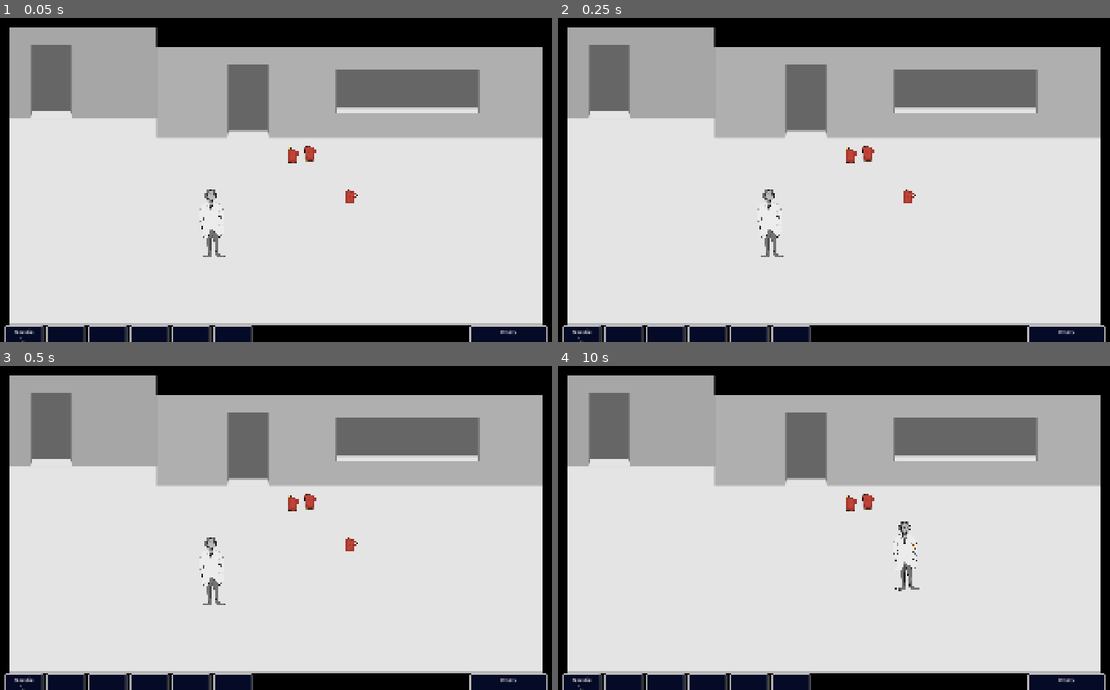
Above: before the commit, frames 1-4 (two rows, left to right).
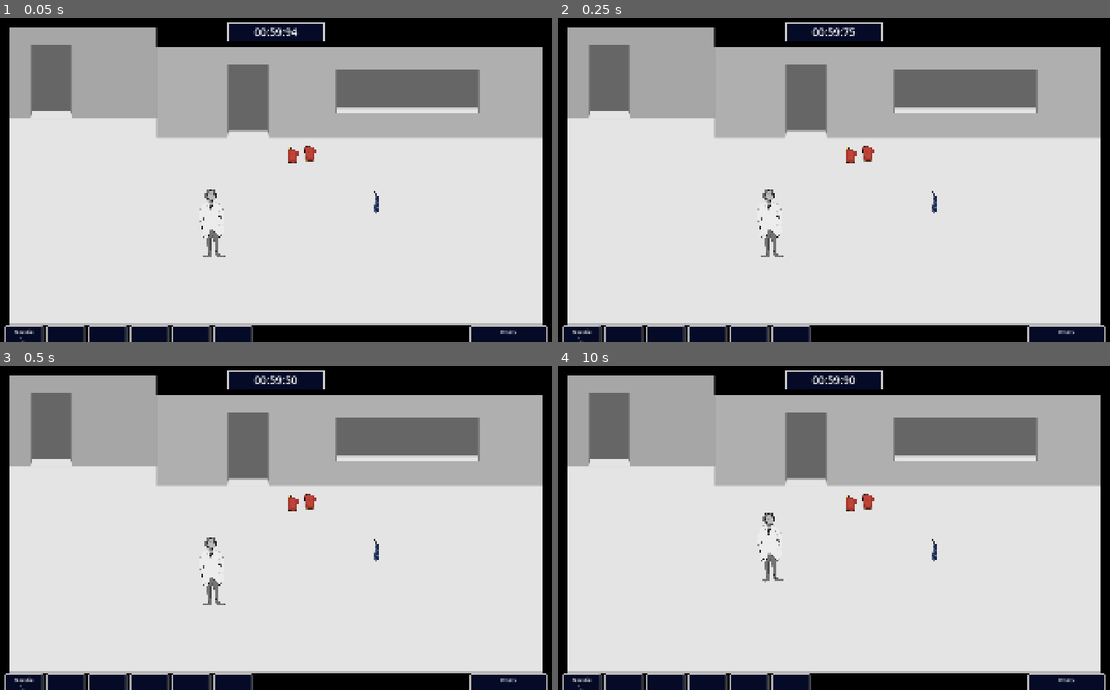
Above: after the commit, the same moments.

Repository: Kurdayy/The-Cure
Game: Godot game, scene res://Scenes/main_scene.tscn
Same seed, same stepped clock (60 frames per second), same inputs: the game is played once before the commit and once after it.
Inputs (mouse positions are in pixels of both pictures, inside the frame that each line leads up to):
- Up to frame 1 (0.05 s): no input
- Up to frame 2 (0.25 s): no input
- Up to frame 3 (0.5 s): no input
- Up to frame 4 (10 s): tap Enter at 0.5 s; move the mouse to (960, 511) at 0.52 s; hold D (move_right) 0.53-1.28 s; tap E (interact) every 0.75 s from 0.6 to 9.6 s; click (960, 511) at 0.67 s; move the mouse to (718, 544) at 1.27 s; hold S (move_down) 1.28-2.03 s; click (718, 544) at 1.42 s; tap Space at 2 s; move the mouse to (889, 453) at 2.02 s; hold D (move_right) 2.03-2.78 s; click (889, 453) at 2.17 s; move the mouse to (806, 592) at 2.77 s; hold W (move_up) 2.78-3.53 s; click (806, 592) at 2.92 s; move the mouse to (1010, 576) at 3.52 s; hold A (move_left) 3.53-5.03 s; click (1010, 576) at 3.67 s; tap Tab (inventory) at 4.15 s; move the mouse to (657, 476) at 4.27 s; click (657, 476) at 4.42 s; move the mouse to (861, 528) at 5.02 s; hold S (move_down) 5.03-5.78 s; click (861, 528) at 5.17 s; move the mouse to (745, 443) at 5.77 s; hold D (move_right) 5.78-6.53 s; click (745, 443) at 5.92 s; move the mouse to (960, 511) at 6.52 s; hold W (move_up) 6.53-7.28 s; click (960, 511) at 6.67 s; move the mouse to (718, 544) at 7.27 s; hold D (move_right) 7.28-8.03 s; click (718, 544) at 7.42 s; move the mouse to (889, 453) at 8.02 s; hold S (move_down) 8.03-8.78 s; click (889, 453) at 8.17 s; move the mouse to (806, 592) at 8.77 s; hold A (move_left) 8.78-9.53 s; click (806, 592) at 8.92 s; move the mouse to (1010, 576) at 9.52 s; hold W (move_up) from 9.53 s (still down); click (1010, 576) at 9.67 s

The runs differ from the first frame. In frame 1, 1.2% of the frame differs, in the area x 41-69%, y 1-61%; in frame 2, 1.2%; in frame 3, 1.2%; in frame 4, 1.6%, in the area x 36-69%, y 1-70%.

Commit message:
timer added, gui tweaks

Diff:
--- a/Scenes/Items/obj_example.tscn
+++ b/Scenes/Items/obj_example.tscn
@@ -3,8 +3,8 @@
 [ext_resource type="Texture2D" uid="uid://bqf32lunaavvk" path="res://Sprites/fuel.png" id="1_xgon7"]
 [ext_resource type="Script" uid="uid://dph1f8fanmquc" path="res://Scripts/object_interactable.gd" id="2_4wd6q"]
 
-[sub_resource type="RectangleShape2D" id="RectangleShape2D_6wnjr"]
-size = Vector2(85.3333, 89.6)
+[sub_resource type="RectangleShape2D" id="RectangleShape2D_lw78p"]
+size = Vector2(116.363, 140.8)
 
 [node name="obj_example" type="Sprite2D"]
 position = Vector2(0, 24)
@@ -17,4 +17,4 @@
 
 [node name="CollisionShape2D" type="CollisionShape2D" parent="obj_col"]
 position = Vector2(0, -32)
-shape = SubResource("RectangleShape2D_6wnjr")
+shape = SubResource("RectangleShape2D_lw78p")
--- a/Scenes/Rooms/room_b/obj_radio.gd
+++ b/Scenes/Rooms/room_b/obj_radio.gd
@@ -5,7 +5,7 @@
 var radio_on: bool = false
 
 
-func on_interact(player: CharacterBody2D):
+func on_interact(_player: CharacterBody2D):
 	print("Hello kitty is the best!")
 
 	if first_interact:
--- a/Scenes/Rooms/room_c/obj_elevator.gd
+++ b/Scenes/Rooms/room_c/obj_elevator.gd
@@ -17,9 +17,9 @@
 	if diff.length() > max_interact_dist:
 		return
 
-	if Global.GlobalFlags[Global.Flag.KeycardObtained]:
-		Global.gui_control.elevator_transition(transition_load, transition_finish)
-		Global.player.input_enabled = false
+	#if Global.GlobalFlags[Global.Flag.KeycardObtained]:
+	Global.gui_control.elevator_transition(transition_load, transition_finish)
+	Global.player.input_enabled = false
 
 
 func transition_load():
--- /dev/null
+++ b/Scenes/Rooms/room_c/obj_necktie.gd
@@ -0,0 +1,11 @@
+extends Object_Interactable
+@onready var item = preload("res://Items/item_tie.tres")
+
+func on_interact(player: CharacterBody2D):
+	print("Interact with item '", self, "'")
+	var diff: Vector2 = Global.player.global_position - global_position
+	if diff.length() <= max_interact_dist:
+		if Global.gui_control.add_inventory_item(item):
+			Global.set_flag(Global.Flag.KeycardObtained, true)
+			player.remove_interactable(self)
+			queue_free() #deletes nwdode
--- a/Scenes/gui_controller.gd
+++ b/Scenes/gui_controller.gd
@@ -16,6 +16,9 @@
 var fade_in: bool = true
 var transition_object
 @onready var transition_prefab = preload("res://Scenes/Prefabs/elevator_transition.tscn")
+@onready var TimerControl = $TimerControl
+@onready var TimerLabel = $TimerControl/TimeLabel
+var tmax = 60000 # 60 seconds
 
 
 
@@ -37,6 +40,7 @@
 
 	#Inventory setup for slots
 	inventory_control = $InventoryControl
+
 	var idx = 0
 	for c in inventory_control.get_children(false):
 		if c is InventorySlot:
@@ -49,12 +53,34 @@
 	update_inventory_gui()
 
 
+#Reset variables and reload our ready function
+func reset_inventory():
+	inventory.clear()
+	inventory_gui_slots.clear()
+	inventory_big_slot = null
+	_ready()
+
+
+#update timer based on time in ms
+func timer_update(time: float):
+	var tms = int((int(time * 1000) % 1000) / 10.0)
+	var tsec:int = floor(time)
+	var tsformat = "%0*d"
+	var msformat = "%0*d"
+	TimerLabel.text = "00:" + tsformat % [2, 59 - tsec] + ":" + msformat % [2, 99 - tms]
+
+
+func timer_finish():
+	TimerLabel.text = "00:00:00"
+
+
 ##Attempts to add an item to the inventory, can add big items to the double slot. Returns a value based on success.
 func add_inventory_item(item: Item, bigslot: bool = false) -> bool:
 	if bigslot:
 		if inventory_big == inventory_empty_hand:
 			inventory_big = item
 			inventory_big_slot.import_item(inventory_big)
+			inventory_big_slot.animate_pickup()
 			return true
 		else:
 			print("Item already held, can't pick up.")
@@ -63,6 +89,7 @@
 	if (inventory.size() < inventory_max_size):
 		inventory.append(item)
 		update_inventory_gui()
+		inventory_gui_slots[inventory.size() - 1].animate_pickup()
 		return true
 	else:
 		print("Inventory too full")
--- a/Scenes/inventory_slot.gd
+++ b/Scenes/inventory_slot.gd
@@ -8,16 +8,39 @@
 var mouseover: bool = false
 var selected: bool = false
 var select_offset: float = 140 #px vertical offset
-var select_twn_duration: float = 0.15
+const select_twn_duration: float = 0.15
+const pickup_twn_delay: float = 0.6
 var tween: Tween
 @onready var pos_rest: float = position.y
 
-func setup_slot(item_name, texture):
-	self.item_name = item_name
-	self.texture = texture
-	$Panel/ItemLabel.text = item_name
-	$Panel/ItemTexture.texture = self.texture
-	empty = false
+#func setup_slot(new_item, texture):
+	#self.item_name = item_name
+	#self.texture = texture
+	#$Panel/ItemLabel.text = item_name
+	#$Panel/ItemTexture.texture = self.texture
+	#empty = false
+
+func animate_pickup():
+	if tween:
+		tween.kill()
+	tween = get_tree().create_tween()
+	tween.tween_property(self, "position", Vector2(position.x, pos_rest - select_offset), select_twn_duration)
+	tween.tween_property(self, "position", Vector2(position.x, pos_rest), select_twn_duration).set_delay(pickup_twn_delay)
+
+
+func animate_up(tween_duration: float = select_twn_duration):
+	if tween:
+		tween.kill()
+	tween = get_tree().create_tween()
+	tween.tween_property(self, "position", Vector2(position.x, pos_rest - select_offset), tween_duration)
+
+
+func animate_down(tween_duration: float = select_twn_duration):
+	if tween:
+		tween.kill()
+	tween = get_tree().create_tween()
+	tween.tween_property(self, "position", Vector2(position.x, pos_rest), tween_duration)
+
 
 func import_item(item: Item):
 	#r_item.item_description
@@ -43,17 +66,19 @@
 
 func _on_panel_mouse_entered() -> void:
 	mouseover = true
-	if tween:
-		tween.kill()
-	tween = get_tree().create_tween()
-	tween.tween_property(self, "position", Vector2(position.x, pos_rest - select_offset), select_twn_duration)
-	pass # Replace with function body.
+	animate_up()
+	#if tween:
+		#tween.kill()
+	#tween = get_tree().create_tween()
+	#tween.tween_property(self, "position", Vector2(position.x, pos_rest - select_offset), select_twn_duration)
+	#pass # Replace with function body.
 
 
 func _on_panel_mouse_exited() -> void:
 	mouseover = false
-	if tween:
-		tween.kill()
-	tween = get_tree().create_tween()
-	tween.tween_property(self, "position", Vector2(position.x, pos_rest), select_twn_duration)
-	pass # Replace with function body.
+	animate_down()
+	#if tween:
+		#tween.kill()
+	#tween = get_tree().create_tween()
+	#tween.tween_property(self, "position", Vector2(position.x, pos_rest), select_twn_duration)
+	#pass # Replace with function body.
--- a/Scenes/main_scene.tscn
+++ b/Scenes/main_scene.tscn
@@ -1,21 +1,8 @@
-[gd_scene load_steps=22 format=3 uid="uid://blwp2648a4fwc"]
-
-[ext_resource type="Script" uid="uid://buv72kqfwuu4e" path="res://Scripts/room_manager.gd" id="1_jv6wh"]
+[gd_scene load_steps=10 format=3 uid="uid://blwp2648a4fwc"]
+
+[ext_resource type="PackedScene" uid="uid://c1kaqte6jcl66" path="res://Scenes/room_manager.tscn" id="1_maf8m"]
 [ext_resource type="PackedScene" uid="uid://cqvo88tdxlx2e" path="res://Scenes/Prefabs/player_character.tscn" id="2_jv6wh"]
-[ext_resource type="PackedScene" uid="uid://btpx2duyt03ii" path="res://Scenes/Rooms/room_b/room_b_arm.tscn" id="6_huasi"]
-[ext_resource type="PackedScene" uid="uid://hdfv4uqe4353" path="res://Scenes/Rooms/room_b/room_b_hall0.tscn" id="6_maf8m"]
-[ext_resource type="PackedScene" uid="uid://dc77jk1r7smmd" path="res://Scenes/Rooms/room_b/room_b_hall1.tscn" id="7_huasi"]
-[ext_resource type="PackedScene" uid="uid://bb3idiq8o5ne5" path="res://Scenes/Rooms/room_c/room_c_hall1.tscn" id="7_m1efj"]
-[ext_resource type="PackedScene" uid="uid://bl80gr8q56yku" path="res://Scenes/Rooms/room_c/room_c_closet.tscn" id="8_76v2p"]
-[ext_resource type="PackedScene" uid="uid://cthlmpw10bjwp" path="res://Scenes/Rooms/room_b/room_b_mng.tscn" id="8_m1efj"]
-[ext_resource type="PackedScene" uid="uid://bj6cmk8i1h2lw" path="res://Scenes/Rooms/room_c/room_c_hall0.tscn" id="8_mai8y"]
-[ext_resource type="PackedScene" uid="uid://bv8lg7bqhtjtl" path="res://Scenes/Rooms/room_c/room_c_lab0.tscn" id="9_drdnd"]
-[ext_resource type="PackedScene" uid="uid://celd2i17rdrt8" path="res://Scenes/Rooms/room_c/room_c_lab1.tscn" id="10_ioaeq"]
-[ext_resource type="PackedScene" uid="uid://bdyrxhj87100g" path="res://Scenes/Rooms/room_d/room_d_death.tscn" id="11_drdnd"]
-[ext_resource type="PackedScene" uid="uid://oihdd8cstyt2" path="res://Scenes/Rooms/room_d/room_d_hall0.tscn" id="12_gnsmo"]
 [ext_resource type="Script" uid="uid://c1rbfreb0e7e7" path="res://Scripts/main_camera.gd" id="13_ioaeq"]
-[ext_resource type="PackedScene" uid="uid://bpqtn6drelxa" path="res://Scenes/Rooms/room_d/room_d_corner.tscn" id="13_psl12"]
-[ext_resource type="PackedScene" uid="uid://c2x2hss4usgk0" path="res://Scenes/Rooms/room_d/room_d_boiler.tscn" id="14_2ebs2"]
 [ext_resource type="Script" uid="uid://oskfgolfvi7b" path="res://Scenes/gui_controller.gd" id="17_psl12"]
 [ext_resource type="Texture2D" uid="uid://bqf32lunaavvk" path="res://Sprites/fuel.png" id="18_2ebs2"]
 [ext_resource type="Script" uid="uid://drt8cmoipvyhj" path="res://Scenes/inventory_slot.gd" id="18_oyb3p"]
@@ -33,53 +20,22 @@
 corner_radius_bottom_right = 6
 corner_radius_bottom_left = 6
 
+[sub_resource type="StyleBoxFlat" id="StyleBoxFlat_jvnna"]
+bg_color = Color(0.0196078, 0.0392157, 0.14902, 1)
+border_width_left = 4
+border_width_top = 4
+border_width_right = 4
+border_width_bottom = 4
+shadow_size = 2
+shadow_offset = Vector2(2, 2)
+
 [node name="MainScene" type="Node2D"]
 
-[node name="RoomManager" type="Node2D" parent="." node_paths=PackedStringArray("current_room")]
-script = ExtResource("1_jv6wh")
-current_room = NodePath("room_c_lab0")
-
-[node name="room_b_hall0" parent="RoomManager" instance=ExtResource("6_maf8m")]
-position = Vector2(3968, 0)
-
-[node name="room_b_hall1" parent="RoomManager" instance=ExtResource("7_huasi")]
-position = Vector2(5952, 0)
-
-[node name="room_b_mng" parent="RoomManager" instance=ExtResource("8_m1efj")]
-position = Vector2(1984, 0)
-
-[node name="room_b_arm" parent="RoomManager" instance=ExtResource("6_huasi")]
-position = Vector2(3968, 1152)
-
-[node name="room_c_hall1" parent="RoomManager" instance=ExtResource("7_m1efj")]
-position = Vector2(7936, 2304)
-
-[node name="room_c_hall0" parent="RoomManager" instance=ExtResource("8_mai8y")]
-position = Vector2(5952, 2304)
-
-[node name="room_c_closet" parent="RoomManager" instance=ExtResource("8_76v2p")]
-position = Vector2(7936, 1152)
-
-[node name="room_c_lab0" parent="RoomManager" instance=ExtResource("9_drdnd")]
-position = Vector2(3968, 2304)
-
-[node name="room_c_lab1" parent="RoomManager" instance=ExtResource("10_ioaeq")]
-position = Vector2(1984, 2304)
-
-[node name="room_d_death" parent="RoomManager" instance=ExtResource("11_drdnd")]
-room_z_offset = 2160
-
-[node name="room_d_hall0" parent="RoomManager" instance=ExtResource("12_gnsmo")]
-position = Vector2(1984, 3456)
-
-[node name="room_d_corner" parent="RoomManager" instance=ExtResource("13_psl12")]
-position = Vector2(0, 3456)
-
-[node name="room_d_boiler" parent="RoomManager" instance=ExtResource("14_2ebs2")]
-position = Vector2(3968, 3456)
+[node name="RoomManager" parent="." instance=ExtResource("1_maf8m")]
 
 [node name="player_character" parent="." instance=ExtResource("2_jv6wh")]
 position = Vector2(4720, 3096)
+starting_position = Vector2(4720, 3096)
 
 [node name="MainCamera" type="Camera2D" parent="."]
 anchor_mode = 0
@@ -333,6 +289,7 @@
 vertical_alignment = 1
 
 [node name="SlotBig" type="PanelContainer" parent="GUI/GUIController"]
+layout_mode = 0
 offset_left = 1600.0
 offset_top = 1024.0
 offset_right = 1856.0
@@ -376,6 +333,24 @@
 text = "Item Name"
 horizontal_alignment = 1
 vertical_alignment = 1
+
+[node name="TimerControl" type="PanelContainer" parent="GUI/GUIController"]
+layout_mode = 1
+anchors_preset = 5
+anchor_left = 0.5
+anchor_right = 0.5
+offset_left = -160.0
+offset_top = 24.0
+offset_right = 160.0
+offset_bottom = 88.0
+grow_horizontal = 2
+theme_override_styles/panel = SubResource("StyleBoxFlat_jvnna")
+
+[node name="TimeLabel" type="Label" parent="GUI/GUIController/TimerControl"]
+layout_mode = 2
+theme_override_font_sizes/font_size = 36
+text = "1:00:00"
+horizontal_alignment = 1
 
 [connection signal="gui_input" from="GUI/GUIController/InventoryControl/Slot0/Panel" to="GUI/GUIController/InventoryControl/Slot0" method="_on_panel_gui_input"]
 [connection signal="mouse_entered" from="GUI/GUIController/InventoryControl/Slot0/Panel" to="GUI/GUIController/InventoryControl/Slot0" method="_on_panel_mouse_entered"]
@@ -398,3 +373,5 @@
 [connection signal="gui_input" from="GUI/GUIController/SlotBig/Panel" to="GUI/GUIController/SlotBig" method="_on_panel_gui_input"]
 [connection signal="mouse_entered" from="GUI/GUIController/SlotBig/Panel" to="GUI/GUIController/SlotBig" method="_on_panel_mouse_entered"]
 [connection signal="mouse_exited" from="GUI/GUIController/SlotBig/Panel" to="GUI/GUIController/SlotBig" method="_on_panel_mouse_exited"]
+
+[editable path="RoomManager"]
--- /dev/null
+++ b/Scenes/room_manager.tscn
@@ -0,0 +1,59 @@
+[gd_scene load_steps=15 format=3 uid="uid://c1kaqte6jcl66"]
+
+[ext_resource type="Script" uid="uid://buv72kqfwuu4e" path="res://Scripts/room_manager.gd" id="1_sk33w"]
+[ext_resource type="PackedScene" uid="uid://hdfv4uqe4353" path="res://Scenes/Rooms/room_b/room_b_hall0.tscn" id="2_bt1vw"]
+[ext_resource type="PackedScene" uid="uid://dc77jk1r7smmd" path="res://Scenes/Rooms/room_b/room_b_hall1.tscn" id="3_cup37"]
+[ext_resource type="PackedScene" uid="uid://cthlmpw10bjwp" path="res://Scenes/Rooms/room_b/room_b_mng.tscn" id="4_ix3i8"]
+[ext_resource type="PackedScene" uid="uid://btpx2duyt03ii" path="res://Scenes/Rooms/room_b/room_b_arm.tscn" id="5_u47hi"]
+[ext_resource type="PackedScene" uid="uid://bb3idiq8o5ne5" path="res://Scenes/Rooms/room_c/room_c_hall1.tscn" id="6_yfeu0"]
+[ext_resource type="PackedScene" uid="uid://bj6cmk8i1h2lw" path="res://Scenes/Rooms/room_c/room_c_hall0.tscn" id="7_uks2t"]
+[ext_resource type="PackedScene" uid="uid://bl80gr8q56yku" path="res://Scenes/Rooms/room_c/room_c_closet.tscn" id="8_jvfuk"]
+[ext_resource type="PackedScene" uid="uid://bv8lg7bqhtjtl" path="res://Scenes/Rooms/room_c/room_c_lab0.tscn" id="9_tto5l"]
+[ext_resource type="PackedScene" uid="uid://celd2i17rdrt8" path="res://Scenes/Rooms/room_c/room_c_lab1.tscn" id="10_3lyt4"]
+[ext_resource type="PackedScene" uid="uid://bdyrxhj87100g" path="res://Scenes/Rooms/room_d/room_d_death.tscn" id="11_3gr3k"]
+[ext_resource type="PackedScene" uid="uid://oihdd8cstyt2" path="res://Scenes/Rooms/room_d/room_d_hall0.tscn" id="12_l0vvm"]
+[ext_resource type="PackedScene" uid="uid://bpqtn6drelxa" path="res://Scenes/Rooms/room_d/room_d_corner.tscn" id="13_vt1pb"]
+[ext_resource type="PackedScene" uid="uid://c2x2hss4usgk0" path="res://Scenes/Rooms/room_d/room_d_boiler.tscn" id="14_8v68k"]
+
+[node name="RoomManager" type="Node2D" node_paths=PackedStringArray("starting_room")]
+script = ExtResource("1_sk33w")
+starting_room = NodePath("room_c_lab0")
+
+[node name="room_b_hall0" parent="." instance=ExtResource("2_bt1vw")]
+position = Vector2(3968, 0)
+
+[node name="room_b_hall1" parent="." instance=ExtResource("3_cup37")]
+position = Vector2(5952, 0)
+
+[node name="room_b_mng" parent="." instance=ExtResource("4_ix3i8")]
+position = Vector2(1984, 0)
+
+[node name="room_b_arm" parent="." instance=ExtResource("5_u47hi")]
+position = Vector2(3968, 1152)
+
+[node name="room_c_hall1" parent="." instance=ExtResource("6_yfeu0")]
+position = Vector2(7936, 2304)
+
+[node name="room_c_hall0" parent="." instance=ExtResource("7_uks2t")]
+position = Vector2(5952, 2304)
+
+[node name="room_c_closet" parent="." instance=ExtResource("8_jvfuk")]
+position = Vector2(7936, 1152)
+
+[node name="room_c_lab0" parent="." instance=ExtResource("9_tto5l")]
+position = Vector2(3968, 2304)
+
+[node name="room_c_lab1" parent="." instance=ExtResource("10_3lyt4")]
+position = Vector2(1984, 2304)
+
+[node name="room_d_death" parent="." instance=ExtResource("11_3gr3k")]
+room_z_offset = 2160
+
+[node name="room_d_hall0" parent="." instance=ExtResource("12_l0vvm")]
+position = Vector2(1984, 3456)
+
+[node name="room_d_corner" parent="." instance=ExtResource("13_vt1pb")]
+position = Vector2(0, 3456)
+
+[node name="room_d_boiler" parent="." instance=ExtResource("14_8v68k")]
+position = Vector2(3968, 3456)
--- a/Scenes/rooms/room_c/room_c_lab0.tscn
+++ b/Scenes/rooms/room_c/room_c_lab0.tscn
@@ -6,6 +6,8 @@
 [ext_resource type="Shader" uid="uid://cu3xo10udf3ar" path="res://Scripts/shaders/outline.gdshader" id="4_oihfl"]
 [ext_resource type="Texture2D" uid="uid://bqf32lunaavvk" path="res://Sprites/fuel.png" id="4_r6uqu"]
 [ext_resource type="Script" uid="uid://c7hifkcvol4i7" path="res://Scenes/Rooms/room_c/obj_fuel.gd" id="5_oihfl"]
+[ext_resource type="Script" uid="uid://catm0l87jbjc4" path="res://Scenes/Rooms/room_c/obj_necktie.gd" id="7_6wnjr"]
+[ext_resource type="Texture2D" uid="uid://dp6rxs1bdovuv" path="res://Sprites/tie.png" id="7_lw78p"]
 
 [sub_resource type="PhysicsMaterial" id="PhysicsMaterial_p15v1"]
 
@@ -17,6 +19,9 @@
 shader = ExtResource("4_oihfl")
 shader_parameter/line_color = Color(1, 1, 1, 1)
 shader_parameter/line_thickness = 1.0
+
+[sub_resource type="RectangleShape2D" id="RectangleShape2D_lw78p"]
+size = Vector2(116.363, 140.8)
 
 [node name="room_c_lab0" type="Node2D"]
 script = ExtResource("1_nwivt")
@@ -72,17 +77,15 @@
 position = Vector2(0, -6.10352e-05)
 shape = SubResource("RectangleShape2D_6wnjr")
 
-[node name="obj_fuel3" type="Sprite2D" parent="."]
-material = SubResource("ShaderMaterial_oihfl")
-position = Vector2(1208, 624)
-scale = Vector2(0.533202, 0.570313)
-texture = ExtResource("4_r6uqu")
-offset = Vector2(0, -42.0822)
-script = ExtResource("5_oihfl")
-flag_to_set = 1
+[node name="obj_necktie" type="Sprite2D" parent="."]
+position = Vector2(1292, 628)
+scale = Vector2(0.34375, 0.3125)
+texture = ExtResource("7_lw78p")
+offset = Vector2(0, -38.4)
+script = ExtResource("7_6wnjr")
 
-[node name="obj_col" type="Area2D" parent="obj_fuel3"]
+[node name="obj_col" type="Area2D" parent="obj_necktie"]
 
-[node name="CollisionShape2D" type="CollisionShape2D" parent="obj_fuel3/obj_col"]
-position = Vector2(0, -6.10352e-05)
-shape = SubResource("RectangleShape2D_6wnjr")
+[node name="CollisionShape2D" type="CollisionShape2D" parent="obj_necktie/obj_col"]
+position = Vector2(0, -6.40002)
+shape = SubResource("RectangleShape2D_lw78p")
--- a/Scripts/GM.gd
+++ b/Scripts/GM.gd
@@ -9,6 +9,9 @@
 
 var GlobalFlags: Array[bool]
 @onready var TotalFlags: int = Flag.size()
+var time_elapsed: float
+var time_enabled: bool = true
+const time_max: float = 9.9
 
 enum Flag {
 	Empty,
@@ -22,6 +25,37 @@
 func _ready():
 
 	reset_flags()
+	time_elapsed = 0
+
+
+func _process(delta):
+	if time_enabled:
+		time_elapsed += delta
+		gui_control.timer_update(time_elapsed)
+		if time_elapsed >= time_max:
+			loop_finish()
+
+
+##Cleanup for loop
+func loop_finish():
+	print("Time's up!")
+	time_enabled = false
+	gui_control.timer_finish()
+
+	player.global_position = player.starting_position
+
+	room_manager.queue_free()
+	var mng = preload("res://Scenes/room_manager.tscn")
+	room_manager = mng.instantiate()
+	get_tree().current_scene.add_child(room_manager)
+	gui_control.reset_inventory()
+	camera.reset()
+
+
+	reset_flags()
+	time_elapsed = 0
+	time_enabled = true
+
 
 
 
--- a/Scripts/main_camera.gd
+++ b/Scripts/main_camera.gd
@@ -1,13 +1,18 @@
 extends Camera2D
 
 var camera_follow: bool = false
-var v_width: int = 1920
-var v_height: int = 1080
+var v_width: float = 1920
+var v_height: float = 1080
 var char_height_offset: int = 500
 var limit_hor: Vector2 = Vector2(0, 0)
 var limit_ver: Vector2 = Vector2(0, 0)
 
 @onready var player: CharacterBody2D = get_tree().current_scene.get_node("player_character")
+
+
+func reset():
+	camera_follow = false
+
 
 func _physics_process(_delta: float) -> void:
 
--- a/Scripts/object_interactable.gd
+++ b/Scripts/object_interactable.gd
@@ -19,7 +19,7 @@
 	material.set_shader_parameter("line_thickness", 0)
 	material.set_shader_parameter("line_color", Vector4(outline_color.r, outline_color.g, outline_color.b, outline_color.a))
 	material.resource_local_to_scene = true
-	z_index = position.y
+	z_index = int(position.y)
 
 ##Default interaction is to delete and set the attached flag
 func on_interact(player: CharacterBody2D):
@@ -48,7 +48,7 @@
 
 
 ##Contains the
-func _physics_process(delta: float) -> void:
+func _physics_process(_delta: float) -> void:
 	if !selected:
 		return
 
--- a/Scripts/player_character.gd
+++ b/Scripts/player_character.gd
@@ -4,6 +4,8 @@
 @export var movement_speed: float = 200
 @export var movement_accel: float = 400
 @export var movement_deccel: float = 600
+
+@export var starting_position: Vector2
 
 #global references
 #@onready var camera: Camera2D = get_tree().current_scene.get_node("MainCamera")
--- a/Scripts/room_manager.gd
+++ b/Scripts/room_manager.gd
@@ -1,7 +1,8 @@
 extends Node2D
 
 var rooms: Array[Room]
-@export var current_room: Room #set this to set the starting room
+@export var starting_room: Room
+var current_room: Room #set this to set the starting room
 @onready var player: CharacterBody2D = get_tree().current_scene.get_node("player_character")
 @onready var camera: Camera2D = get_tree().current_scene.get_node("MainCamera")
 
@@ -20,7 +21,8 @@
 			t.connect("room_transition", room_transition)
 		r.hide()
 
-	update_current_room(current_room)
+	update_current_room(starting_room)
+
 
 
 #returns first room by string in our array, otherwise returns null
@@ -73,4 +75,4 @@
 
 	transition.deactivate_transition() #so we dont collide when we first enter
 	player.global_position = transition.global_position + offset #mirror offset when we touch the zone
-	player.z_index = player.global_position.y - current_room.position.y
+	player.z_index = int(player.global_position.y - current_room.position.y)
--- a/project.godot
+++ b/project.godot
@@ -29,8 +29,7 @@
 
 interact={
 "deadzone": 0.2,
-"events": [Object(InputEventMouseButton,"resource_local_to_scene":false,"resource_name":"","device":-1,"window_id":0,"alt_pressed":false,"shift_pressed":false,"ctrl_pressed":false,"meta_pressed":false,"button_mask":1,"position":Vector2(100, 13),"global_position":Vector2(109, 61),"factor":1.0,"button_index":1,"canceled":false,"pressed":true,"double_click":false,"script":null)
-, Object(InputEventKey,"resource_local_to_scene":false,"resource_name":"","device":-1,"window_id":0,"alt_pressed":false,"shift_pressed":false,"ctrl_pressed":false,"meta_pressed":false,"pressed":false,"keycode":0,"physical_keycode":69,"key_label":0,"unicode":101,"location":0,"echo":false,"script":null)
+"events": [Object(InputEventKey,"resource_local_to_scene":false,"resource_name":"","device":-1,"window_id":0,"alt_pressed":false,"shift_pressed":false,"ctrl_pressed":false,"meta_pressed":false,"pressed":false,"keycode":0,"physical_keycode":69,"key_label":0,"unicode":101,"location":0,"echo":false,"script":null)
 ]
 }
 move={
Not shown, added: Scenes/Rooms/room_c/obj_necktie.gd.uid
Not shown: 1 places in Scenes/rooms/room_c/room_c_lab0.tscn that only renumber resources
